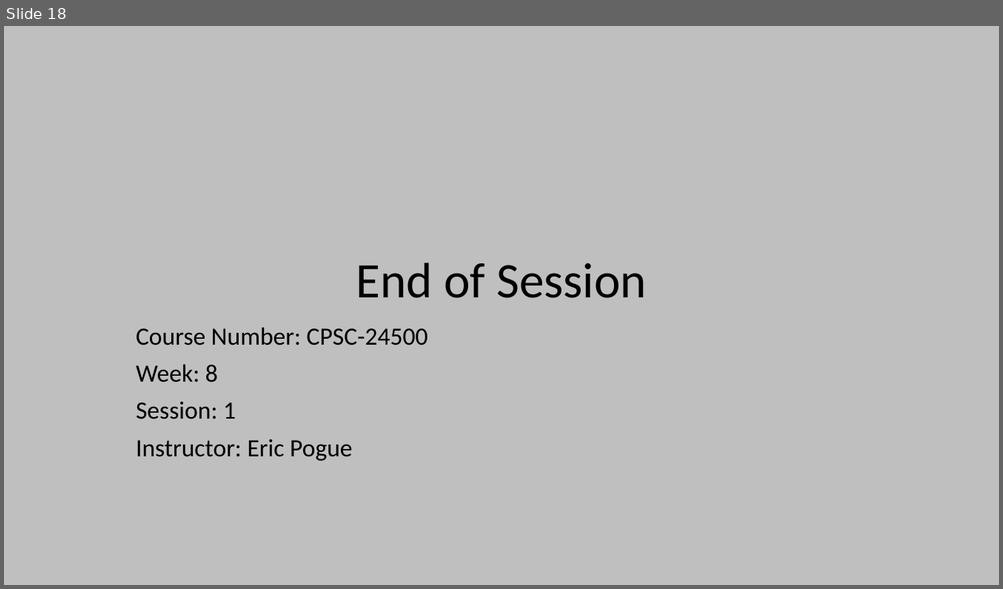
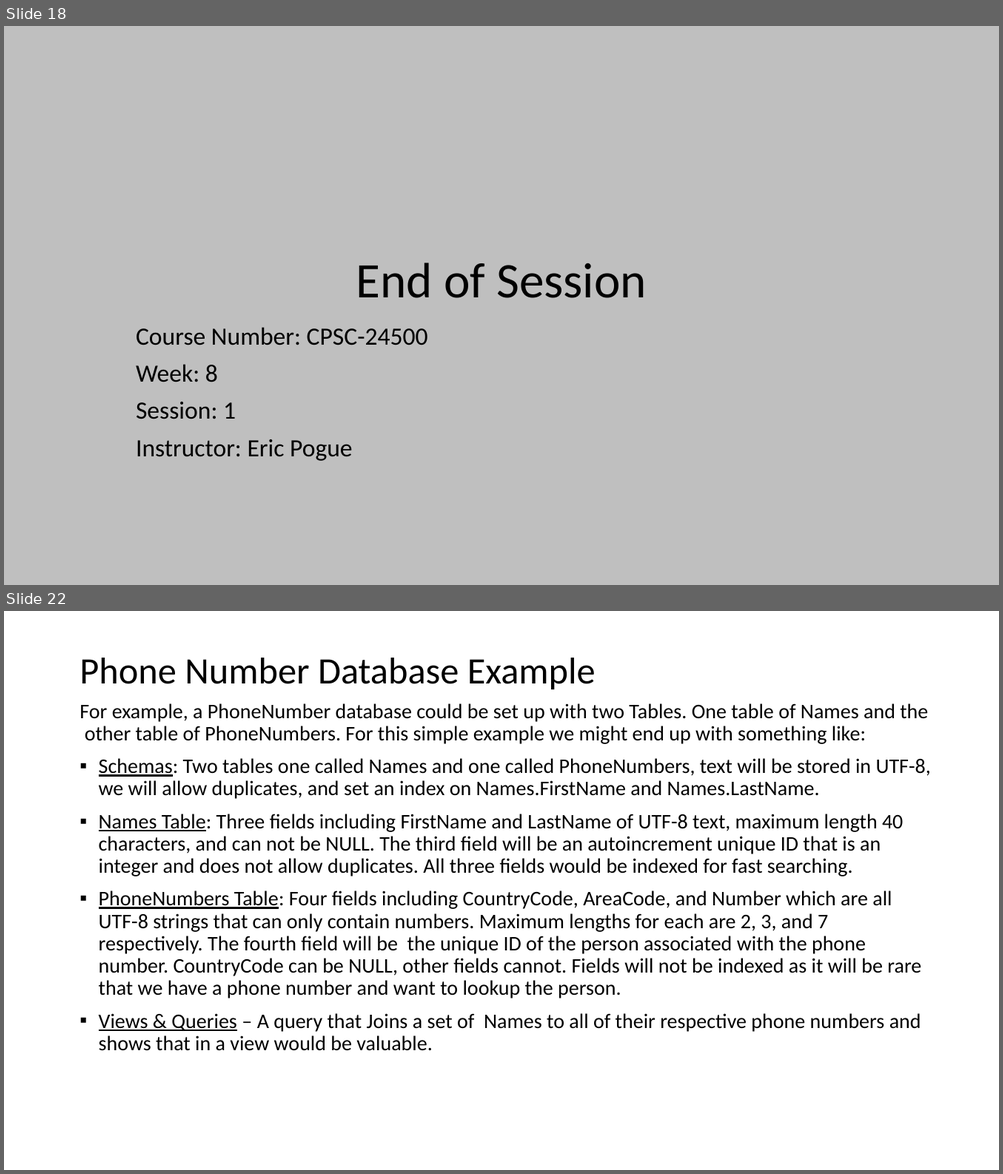
Before and after one commit to EricJPogue/www-epogue-info, a slide deck: CPSC-24500/Week08/2017SpringW08Slides.pptx. Shown one above the other, each under a label of ours: slide 18 before the commit, slides 18 and 22 after it; the slides between them are not shown. The pictures are 1003x589 and 1003x1174 pixels, drawn with LibreOffice and Linux fonts; fonts in the diff are those of the drawing. Boxes give left, top, right and bottom in pixels: in the first picture for what was removed or moved away, otherwise in the second. Text is boxed around its words. In the diff, an @@ line names an element or a change of style, - is before the commit and + after.

```diff
--- a/CPSC-24500/Week08/2017SpringW08Slides.pptx
+++ b/CPSC-24500/Week08/2017SpringW08Slides.pptx
@@ slide 22 added at [4,611,999,1170], background #FFFFFF @@
@@ title added at [79,658,595,689], 36 pt, text #000000 @@
+Phone Number Database Example
@@ text added at [79,703,930,1051], 20 pt, text #000000 @@
+For example, a PhoneNumber database could be set up with two Tables. One table of Names and the other table of PhoneNumbers. For this simple example we might end up with something like:
+▪ Schemas: Two tables one called Names and one called PhoneNumbers, text will be stored in UTF-8, we will allow duplicates, and set an index on Names.FirstName and Names.LastName.
+▪ Names Table: Three fields including FirstName and LastName of UTF-8 text, maximum length 40 characters, and can not be NULL. The third field will be an autoincrement unique ID that is an integer and does not allow duplicates. All three fields would be indexed for fast searching.
+▪ PhoneNumbers Table: Four fields including CountryCode, AreaCode, and Number which are all UTF-8 strings that can only contain numbers. Maximum lengths for each are 2, 3, and 7 respectively. The fourth field will be the unique ID of the person associated with the phone number. CountryCode can be NULL, other fields cannot. Fields will not be indexed as it will be rare that we have a phone number and want to lookup the person.
+▪ Views & Queries – A query that Joins a set of Names to all of their respective phone numbers and shows that in a view would be valuable.
```
Also in this commit, not shown: 7 slides changed, 16 other slides added, 14 slides removed, 6 other files.
